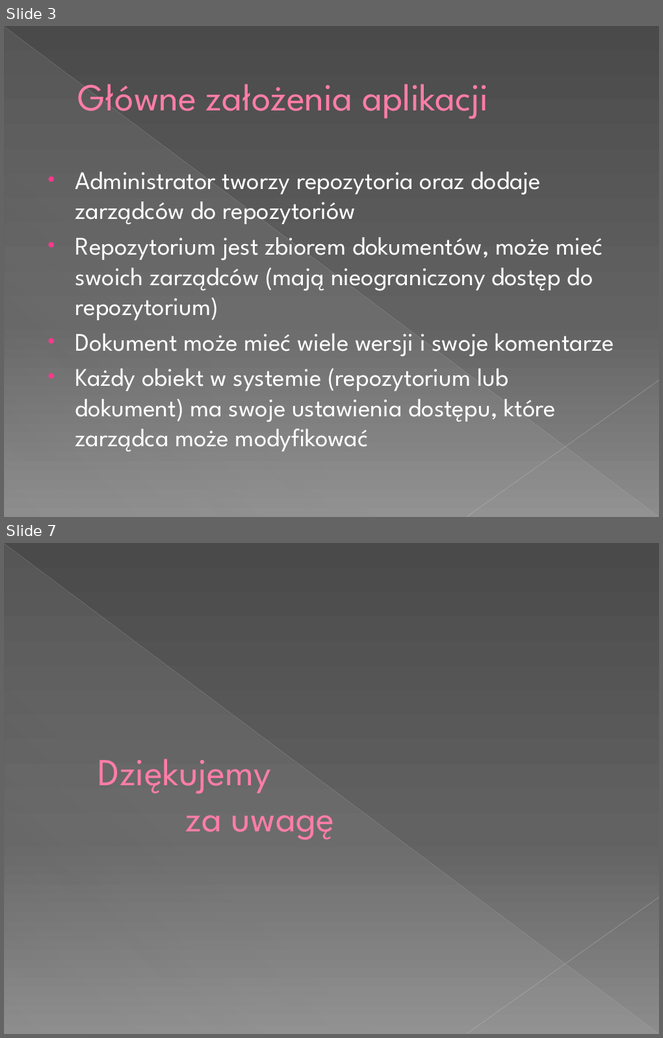
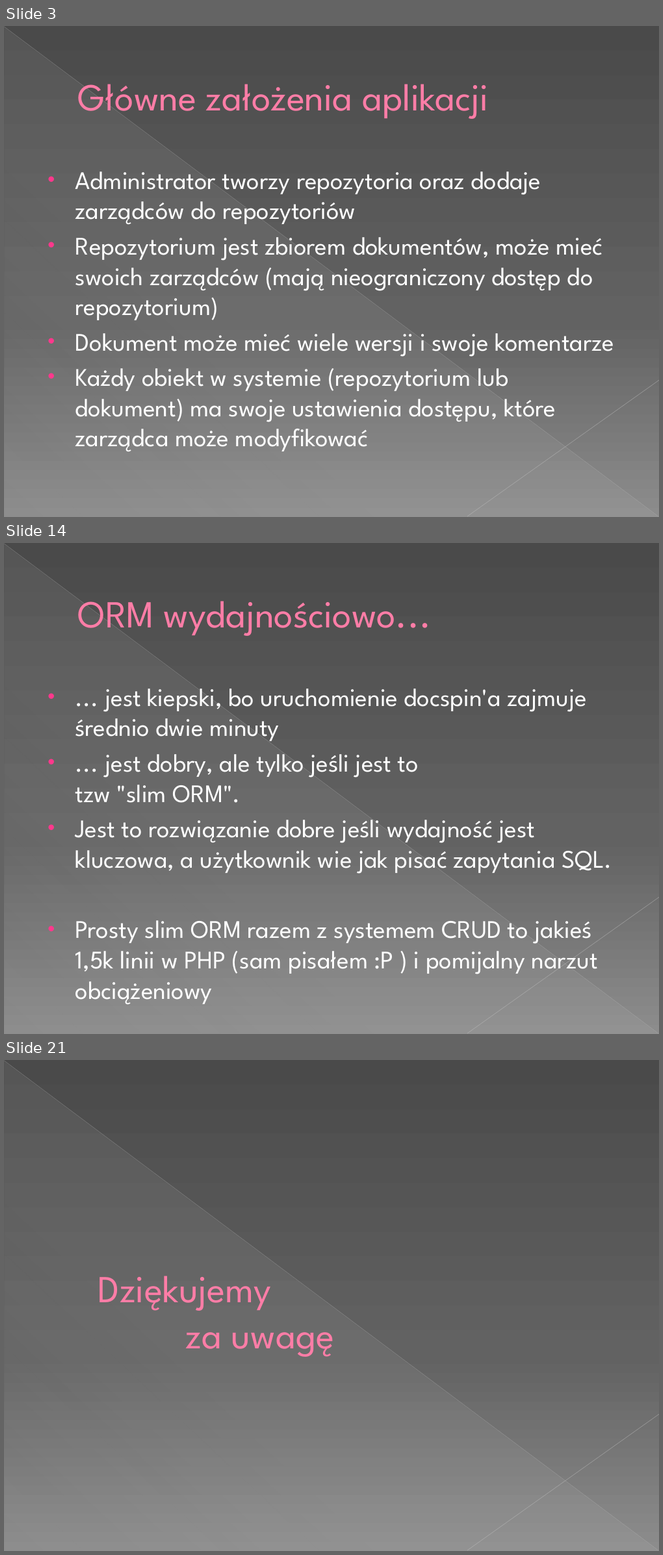
Before and after one commit to tMaxx/docspin, a slide deck: prez/112 Aplikacja do zarządzania obiegiem dokumentów.pptx. Shown one above the other, each under a label of ours: slides 3 and 7 before the commit, slides 3, 14 and 21 after it; the slides between them are not shown. The pictures are 663x1038 and 663x1555 pixels, drawn with LibreOffice and Linux fonts; fonts in the diff are those of the drawing. Boxes give left, top, right and bottom in pixels: in the first picture for what was removed or moved away, otherwise in the second. Text is boxed around its words. In the diff, an @@ line names an element or a change of style, - is before the commit and + after.

```diff
--- a/prez/112 Aplikacja do zarządzania obiegiem dokumentów.pptx
+++ b/prez/112 Aplikacja do zarządzania obiegiem dokumentów.pptx
@@ slide 14 added at (x1=4, y1=543, x2=659, y2=1034), background gradient #4A4A4A to #626262 to #8C8C8C; not listed: 3 template elements that a slide beside it also shows @@
@@ title added at (x1=78, y1=601, x2=432, y2=636), 42 pt, text #FF7DA7 @@
+ORM wydajnościowo...
@@ text added at (x1=76, y1=689, x2=612, y2=1005), 27.8 pt, text #FFFFFF @@
+• ... jest kiepski, bo uruchomienie docspin'a zajmuje średnio dwie minuty
+• ... jest dobry, ale tylko jeśli jest to
+  tzw "slim ORM".
+• Jest to rozwiązanie dobre jeśli wydajność jest kluczowa, a użytkownik wie jak pisać zapytania SQL.
+• Prosty slim ORM razem z systemem CRUD to jakieś 1,5k linii w PHP (sam pisałem :P ) i pomijalny narzut obciążeniowy
@@ what was slide 7 is now slide 21 @@
```
Also in this commit, not shown: 1 slide changed, 15 other slides added, 2 slides removed.
